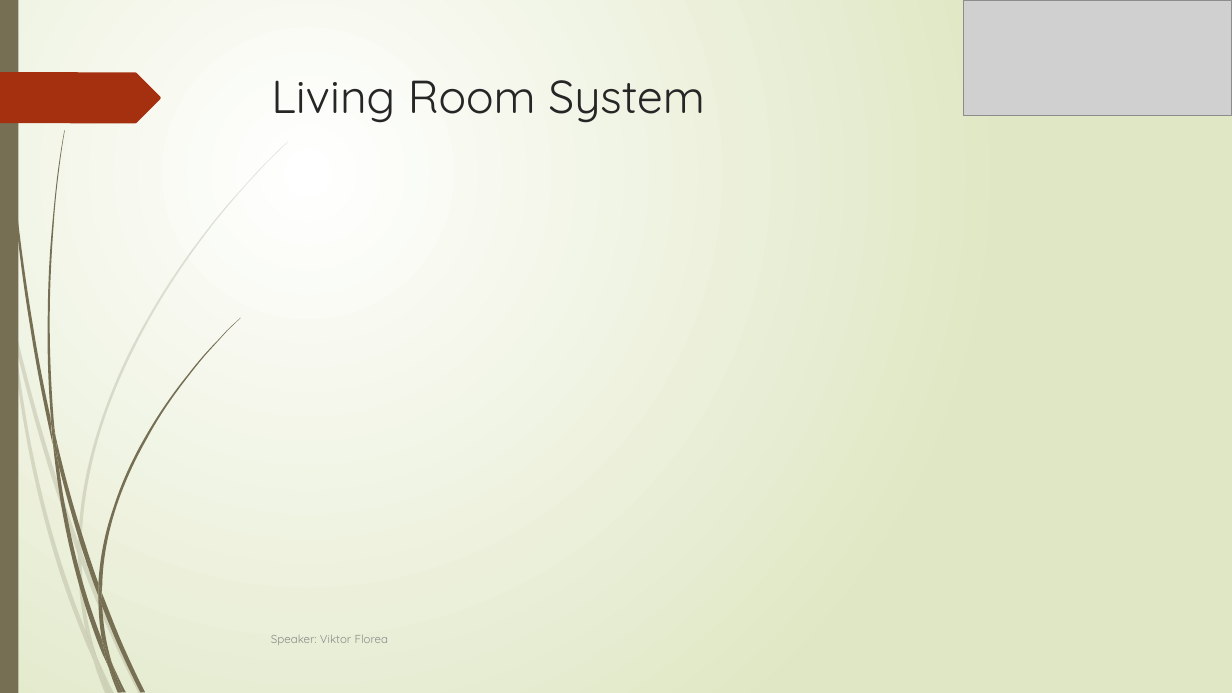
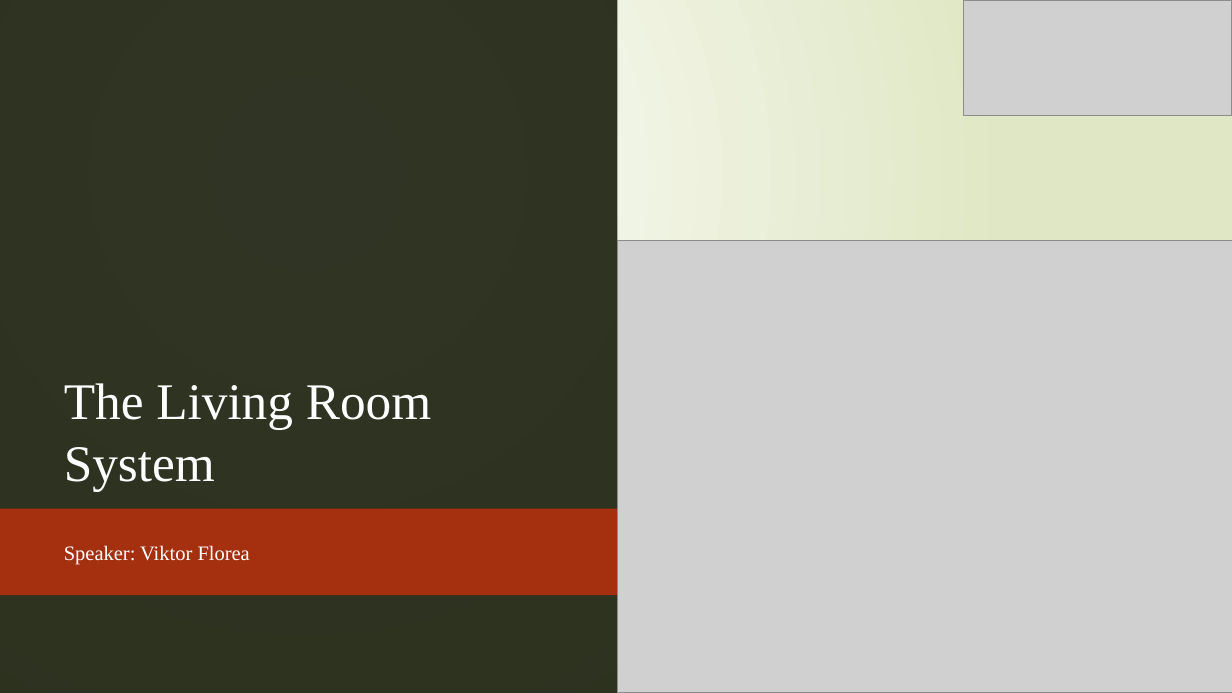
Before and after one commit to Gyalomalom/Ambient-Student-House, a slide deck: slide 11 of Sprint 5/final presentation.pptx (slide 7 before the commit). Drawn at 1232x693 pixels with LibreOffice and Linux fonts; fonts in the diff are those of the drawing; grey boxes stand for pictures. Boxes give left, top, right and bottom in pixels: in the first picture for what was removed or moved away, otherwise in the second. Text is boxed around its words. In the diff, an @@ line names an element or a change of style, - is before the commit and + after.

```diff
--- a/Sprint 5/final presentation.pptx
+++ b/Sprint 5/final presentation.pptx
@@ rectangle added at bbox=[0, 0, 1232, 693], fill gradient #FFFFFF to #DFE8C4 @@
@@ rectangle added at bbox=[0, 0, 617, 693], fill #1A1F0D at 90% opacity @@
@@ title "The Living Room System" at bbox=[64, 383, 431, 492]: vertical alignment top to bottom @@
@@ picture added at bbox=[617, 240, 1232, 693] @@
@@ title at bbox=[64, 383, 431, 492]: text changed; size 36 to 40 pt; font Quicksand to Times New Roman; text colour #262626 to #FEFFFF @@
-Living Room System
+The Living Room System
@@ freeform shape: place and size @@
-freeform shape at bbox=[0, 72, 161, 123]
+freeform shape at bbox=[0, 437, 177, 516]
@@ freeform shape added at bbox=[0, 508, 696, 595], fill #A53010 @@
@@ subtitle "Speaker: Viktor Florea": place and size @@
-subtitle "Speaker: Viktor Florea" at bbox=[271, 635, 389, 645]
+subtitle "Speaker: Viktor Florea" at bbox=[64, 545, 250, 565]
@@ subtitle "Speaker: Viktor Florea" at bbox=[64, 545, 250, 565]: size 9 to 16 pt, font Quicksand to Times New Roman, text colour #8C8C8C to #FEFFFF; more space between paragraphs @@
```
Also in this commit, not shown: 12 other slides changed, 10 slides added, 37 other files.
